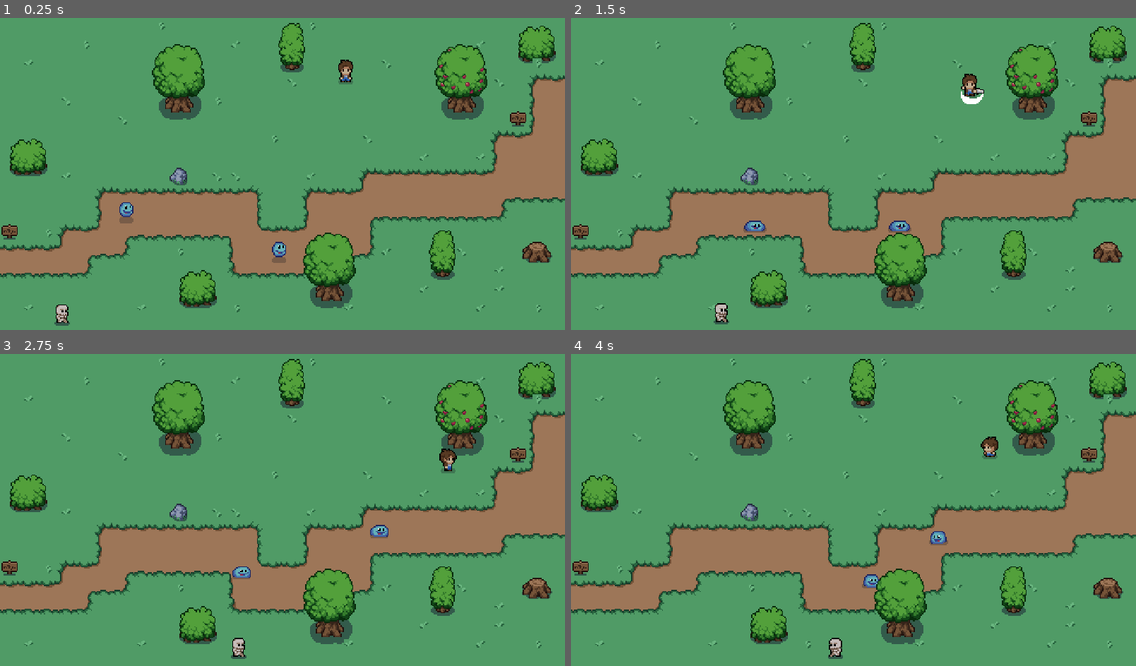
Above: before the commit, frames 1-4 (two rows, left to right).
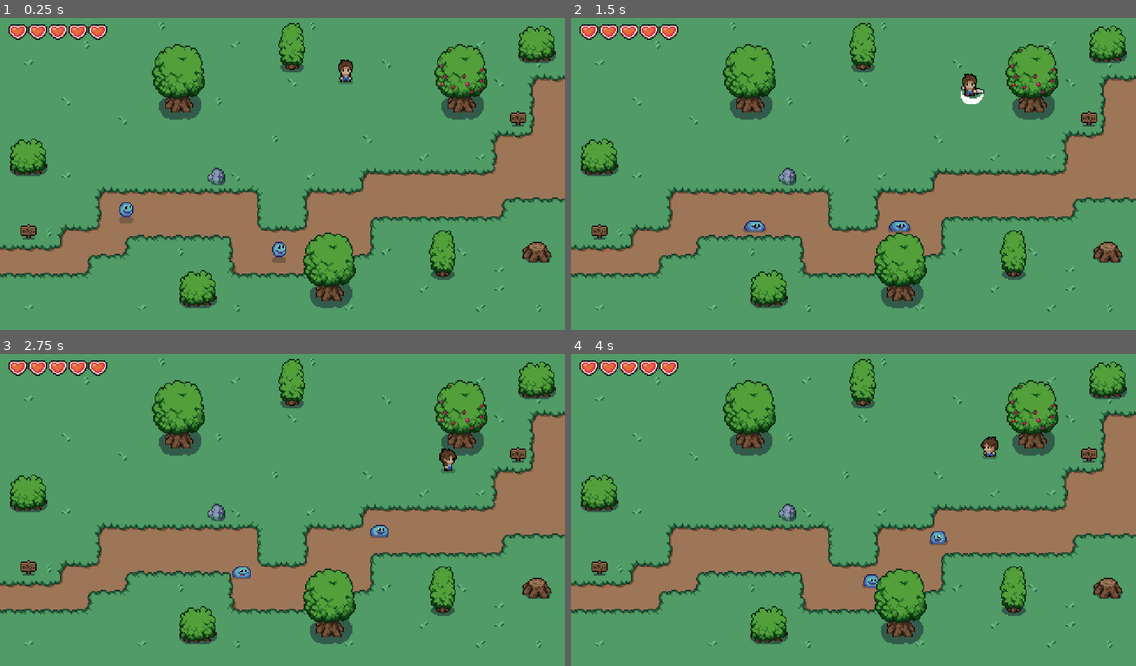
Above: after the commit, the same moments.

Repository: breadsk/curso
Game: Godot game, scene res://World/world.tscn
Two runs of this game, one before a commit and one after it. Both use one fixed random seed, a clock stepped at 60 frames per second and the inputs below.
Inputs (mouse positions are in pixels of both pictures, inside the frame that each line leads up to):
- Up to frame 1 (0.25 s): no input
- Up to frame 2 (1.5 s): move the mouse to (977, 158) at 0.52 s; hold D (right) 0.53-1.28 s; click (977, 158) at 0.6 s; move the mouse to (740, 189) at 1.27 s; hold S (down) from 1.28 s (still down); click (740, 189) at 1.35 s
- Up to frame 3 (2.75 s): move the mouse to (339, 441) at 2.02 s; release S (down) at 2.03 s; hold D (right) from 2.03 s (still down); click (339, 441) at 2.1 s
- Up to frame 4 (4 s): move the mouse to (825, 575) at 2.77 s; release D (right) at 2.78 s; hold W (up) 2.78-3.53 s; click (825, 575) at 2.85 s; move the mouse to (1023, 556) at 3.52 s; hold A (left) from 3.53 s (still down); click (1023, 556) at 3.6 s

The runs differ from the first frame. In frame 1, 1.3% of the frame differs, in the area x 0-96%, y 2-99%; in frame 2, 1.3%; in frame 3, 1.3%; in frame 4, 1.3%, in the area x 0-96%, y 2-98%.

Commit message:
GUI añadida

Diff:
--- /dev/null
+++ b/GUI/hearth_gui.tscn
@@ -0,0 +1,16 @@
+[gd_scene load_steps=2 format=3 uid="uid://ctf52ka4g3mdf"]
+
+[ext_resource type="Texture2D" uid="uid://7rnuxq3tbir5" path="res://GUI/Heart.png" id="1_lsbjv"]
+
+[node name="HearthGui" type="Panel"]
+self_modulate = Color(1, 1, 1, 0)
+custom_minimum_size = Vector2(16, 13)
+offset_right = 16.0
+offset_bottom = 13.0
+
+[node name="Heart" type="Sprite2D" parent="."]
+position = Vector2(0, -2)
+texture = ExtResource("1_lsbjv")
+centered = false
+hframes = 5
+frame = 4
--- /dev/null
+++ b/GUI/hearths_container.tscn
@@ -0,0 +1,24 @@
+[gd_scene load_steps=2 format=3 uid="uid://cthy5mb8l2suo"]
+
+[ext_resource type="PackedScene" uid="uid://ctf52ka4g3mdf" path="res://GUI/hearth_gui.tscn" id="1_17gb4"]
+
+[node name="HearthsContainer" type="HBoxContainer"]
+custom_minimum_size = Vector2(84, 13)
+offset_right = 84.0
+offset_bottom = 13.0
+theme_override_constants/separation = 1
+
+[node name="HearthGui" parent="." instance=ExtResource("1_17gb4")]
+layout_mode = 2
+
+[node name="HearthGui2" parent="." instance=ExtResource("1_17gb4")]
+layout_mode = 2
+
+[node name="HearthGui3" parent="." instance=ExtResource("1_17gb4")]
+layout_mode = 2
+
+[node name="HearthGui4" parent="." instance=ExtResource("1_17gb4")]
+layout_mode = 2
+
+[node name="HearthGui5" parent="." instance=ExtResource("1_17gb4")]
+layout_mode = 2
--- a/Player/player.gd
+++ b/Player/player.gd
@@ -10,7 +10,8 @@
 var speed = 60
 var lastDir = "D"
 var attackDir = ""
-var life = 5
+var maxHealth = 5
+var currentHealth = maxHealth
 var knockBackPower = 500
 var isHurting = false
 var isAttacking = false
@@ -30,7 +31,7 @@
 			hurt(enemyArea)
 
 func _process(delta: float) -> void:
-	if life <= 0 and not isDead:
+	if currentHealth <= 0 and not isDead:
 		die()
 
 func move(delta):
@@ -78,19 +79,19 @@
 
 func hurt(area):
 
-	life -= 1
+	currentHealth -= 1
 	isHurting = true
 	effects.play("hurts")
 	hurtTimer.start()
 	knockBack(area.get_parent().velocity)#Estamos obteniendo el padre del area y la velocidad
-	print(life)
+	print(maxHealth)
 	await hurtTimer.timeout
 	#await effects.animation_finished
 	effects.play("RESET")
 	isHurting = false
 
 func die():
-	if life <= 0:
+	if currentHealth <= 0:
 		isDead = true
 		anims.play("die")
 		await anims.animation_finished
--- a/World/world.tscn
+++ b/World/world.tscn
@@ -6,7 +6,7 @@
 [ext_resource type="Texture2D" uid="uid://c3yuta0xbmun2" path="res://World/TileSets/plains.png" id="3_e7oi1"]
 [ext_resource type="PackedScene" uid="uid://cltav02fo4cxh" path="res://Enemies/slime.tscn" id="4_f0ut4"]
 [ext_resource type="Texture2D" uid="uid://7yls7hohw1s0" path="res://World/TileSets/objects.png" id="4_q4bng"]
-[ext_resource type="PackedScene" uid="uid://d2tbqg5jllqxk" path="res://Enemies/skull.tscn" id="5_ktleo"]
+[ext_resource type="PackedScene" uid="uid://cthy5mb8l2suo" path="res://GUI/hearths_container.tscn" id="7_1r0bx"]
 
 [sub_resource type="TileSetAtlasSource" id="TileSetAtlasSource_5ejnj"]
 texture = ExtResource("1_um4wh")
@@ -68,7 +68,8 @@
 0:1/0 = 0
 0:1/0/physics_layer_0/polygon_0/points = PackedVector2Array(-5.3317, -3.43754, 6.45416, -3.50769, 6.87508, 6.94523, -6.80493, 6.87508)
 0:0/0 = 0
-0:0/0/physics_layer_0/polygon_0/points = PackedVector2Array(-6.94523, -0.982154, 7.36616, -1.26277, 7.1557, 6.17354, -7.01539, 6.03323)
+0:0/0/y_sort_origin = -6
+0:0/0/physics_layer_0/polygon_0/points = PackedVector2Array(-6.625, -3.5, 6.375, -3.5, 7.1557, 6.17354, -7.01539, 6.03323)
 5:0/0 = 0
 5:0/0/physics_layer_0/polygon_0/points = PackedVector2Array(-6.87508, -2.87631, 6.03323, -3.15692, 5.96308, 6.31385, -7.01539, 6.03323)
 6:0/0 = 0
@@ -93,6 +94,7 @@
 0:5/0/physics_layer_0/polygon_0/points = PackedVector2Array(-11.5, 8, 10.75, 7.875, 11.75, 26, -12.125, 26.25)
 3:5/size_in_atlas = Vector2i(3, 4)
 3:5/0 = 0
+3:5/0/y_sort_origin = 6
 3:5/0/physics_layer_0/polygon_0/points = PackedVector2Array(-11.5, 8, 10.75, 7.875, 11.75, 26, -12.125, 26.25)
 6:7/size_in_atlas = Vector2i(2, 2)
 6:7/0 = 0
@@ -112,6 +114,7 @@
 9:5/0/physics_layer_0/polygon_0/points = PackedVector2Array(-1.68661, -4.16693, 3.1748, -4.21653, 3.1748, 0.744094, 3.57165, 6.15118, -2.03386, 6.00236, -2.03386, 2.23228, -1.98425, 0.545669)
 10:7/size_in_atlas = Vector2i(2, 2)
 10:7/0 = 0
+10:7/0/y_sort_origin = -6
 10:7/0/physics_layer_0/polygon_0/points = PackedVector2Array(-12.5008, -4.26614, -4.76221, -6.05197, 8, -6.15118, 9.92126, -0.297638, 10.1197, -0.297638, 12.9968, 4.86142, 9.82204, 9.92126, -7.24252, 9.92126, -12.4016, 6.05197)
 10:5/size_in_atlas = Vector2i(2, 2)
 10:5/0 = 0
@@ -144,11 +147,13 @@
 layer_0/name = "BG"
 layer_0/tile_data = PackedInt32Array(0, 0, 0, 1, 0, 0, 2, 0, 0, 3, 0, 0, 4, 0, 0, 5, 0, 0, 6, 0, 0, 7, 0, 0, 8, 0, 0, 9 …(7464 unchanged characters)…
 layer_1/name = "Decos"
-layer_1/y_sort_enabled = true
-layer_1/tile_data = PackedInt32Array(327686, 1, 1, 393235, 1, 1, 786456, 1, 1, 196634, 1, 1, 196623, 1, 1, 262147, 1, 1, 524299, 1, 1, 524300, 1, 1, 131092, 1, 1, 983058, 65537, 1, 458777, 65537, 1, 851994, 65537, 1, 917530, 65537, 1, 983047, 65537, 1, 524291, 65537, 1, 983041, 65537, 1, 131073, 65537, 1, 131081, 65537, 1, 524304, 131073, 1, 786452, 131073, 1, 458774, 131073, 1, 131095, 131073, 1, 196631, 131073, 1, 65548, 131073, 1, 65561, 131073, 1, 917526, 131073, 1, 983065, 131073, 1, 983052, 196609, 1, 786441, 196609, 1, 720898, 196609, 1, 65540, 196609, 1, 8, 196609, 1, 262155, 196609, 1, 393230, 196609, 1, 16, 196609, 1, 983068, 196609, 1, 131100, 196609, 1, 720896, 3, 0, 327707, 3, 0, 524297, 3, 1)
+layer_1/tile_data = PackedInt32Array(327686, 1, 1, 393235, 1, 1, 786456, 1, 1, 196634, 1, 1, 196623, 1, 1, 262147, 1, 1, 524299, 1, 1, 524300, 1, 1, 131092, 1, 1, 983058, 65537, 1, 458777, 65537, 1, 851994, 65537, 1, 917530, 65537, 1, 983047, 65537, 1, 524291, 65537, 1, 983041, 65537, 1, 131073, 65537, 1, 131081, 65537, 1, 524304, 131073, 1, 786452, 131073, 1, 458774, 131073, 1, 131095, 131073, 1, 196631, 131073, 1, 65548, 131073, 1, 65561, 131073, 1, 917526, 131073, 1, 983065, 131073, 1, 983052, 196609, 1, 786441, 196609, 1, 720898, 196609, 1, 65540, 196609, 1, 8, 196609, 1, 262155, 196609, 1, 393230, 196609, 1, 16, 196609, 1, 983068, 196609, 1, 131100, 196609, 1)
 layer_2/name = "Trees"
 layer_2/y_sort_enabled = true
 layer_2/tile_data = PackedInt32Array(196617, 3, 5, 851985, 3, 5, 917514, 393219, 7, 786455, 524291, 6, 786460, 655363, 7, 196632, 196611, 5, 65564, 393219, 7, 65551, 524291, 6, 458753, 393219, 7)
+layer_3/name = "Decos2"
+layer_3/y_sort_enabled = true
+layer_3/tile_data = PackedInt32Array(720897, 3, 0, 524299, 3, 1, 327707, 3, 0)
 
 [node name="Player" parent="TileMap" instance=ExtResource("2_gcyv7")]
 position = Vector2(293, 56)
@@ -167,9 +172,10 @@
 [node name="Marker2D" type="Marker2D" parent="TileMap/Slime2"]
 position = Vector2(245, 42)
 
-[node name="Skull" parent="." node_paths=PackedStringArray("endPoint") instance=ExtResource("5_ktleo")]
-position = Vector2(37, 260)
-endPoint = NodePath("Marker2D")
+[node name="CanvasLayer" type="CanvasLayer" parent="."]
 
-[node name="Marker2D" type="Marker2D" parent="Skull"]
-position = Vector2(212, -2)
+[node name="HearthsContainer" parent="CanvasLayer" instance=ExtResource("7_1r0bx")]
+offset_left = 7.0
+offset_top = 7.0
+offset_right = 91.0
+offset_bottom = 20.0
Binary file added: GUI/Heart.png
Not shown, added: GUI/Heart.png.import
